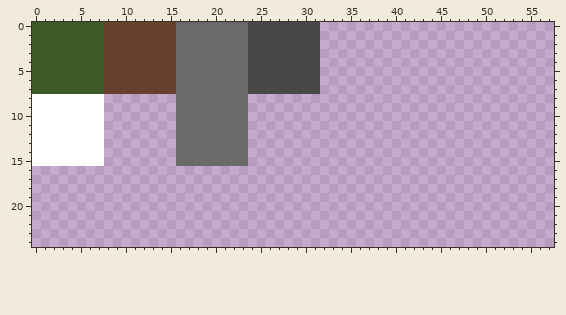
File history of a pixel-art sprite, Sprites/Spritesheets/tiles.png. The first picture shows the starting point.
The file is 128x128 pixels, drawn in blocks of 2x2; one block is one cell here. Shown: x 0..57, y 0..24.
The same view after the edit:
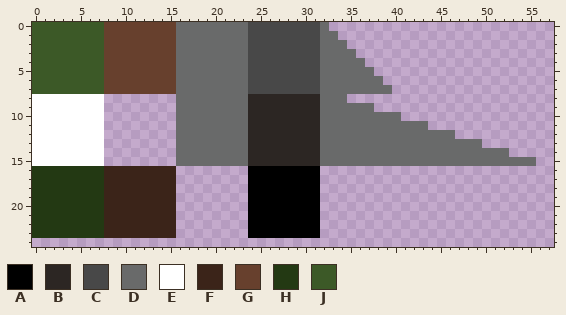
Palette (. is transparent): A #000000  B #2c2623  C #484848  D #696a6a  E #ffffff  F #3b2419  G #67402d  H #233913  J #3c5927
What changed:
{"y":0,"x":32,"old":".","new":"D"}
{"y":1,"x":32,"old":"..","new":"DD"}
{"y":2,"x":32,"old":"...","new":"DDD"}
{"y":3,"x":32,"old":"....","new":"DDDD"}
{"y":4,"x":32,"old":".....","new":"DDDDD"}
{"y":5,"x":32,"old":"......","new":"DDDDDD"}
{"y":6,"x":32,"old":".......","new":"DDDDDDD"}
{"y":7,"x":32,"old":"........","new":"DDDDDDDD"}
{"y":8,"x":24,"old":"...........","new":"BBBBBBBBDDD"}
{"y":9,"x":24,"old":"..............","new":"BBBBBBBBDDDDDD"}
{"y":10,"x":24,"old":".................","new":"BBBBBBBBDDDDDDDDD"}
{"y":11,"x":24,"old":"....................","new":"BBBBBBBBDDDDDDDDDDDD"}
{"y":12,"x":24,"old":".......................","new":"BBBBBBBBDDDDDDDDDDDDDDD"}
{"y":13,"x":24,"old":"..........................","new":"BBBBBBBBDDDDDDDDDDDDDDDDDD"}
{"y":14,"x":24,"old":".............................","new":"BBBBBBBBDDDDDDDDDDDDDDDDDDDDD"}
{"y":15,"x":24,"old":"................................","new":"BBBBBBBBDDDDDDDDDDDDDDDDDDDDDDDD"}
{"y":16,"x":0,"old":"................","new":"HHHHHHHHFFFFFFFF"}
{"y":16,"x":24,"old":"........","new":"AAAAAAAA"}
{"y":17,"x":0,"old":"................","new":"HHHHHHHHFFFFFFFF"}
{"y":17,"x":24,"old":"........","new":"AAAAAAAA"}
{"y":18,"x":0,"old":"................","new":"HHHHHHHHFFFFFFFF"}
{"y":18,"x":24,"old":"........","new":"AAAAAAAA"}
{"y":19,"x":0,"old":"................","new":"HHHHHHHHFFFFFFFF"}
{"y":19,"x":24,"old":"........","new":"AAAAAAAA"}
{"y":20,"x":0,"old":"................","new":"HHHHHHHHFFFFFFFF"}
{"y":20,"x":24,"old":"........","new":"AAAAAAAA"}
{"y":21,"x":0,"old":"................","new":"HHHHHHHHFFFFFFFF"}
{"y":21,"x":24,"old":"........","new":"AAAAAAAA"}
{"y":22,"x":0,"old":"................","new":"HHHHHHHHFFFFFFFF"}
{"y":22,"x":24,"old":"........","new":"AAAAAAAA"}
{"y":23,"x":0,"old":"................","new":"HHHHHHHHFFFFFFFF"}
{"y":23,"x":24,"old":"........","new":"AAAAAAAA"}
{"label":"added","picture_box":[248,22,536,238]}
{"label":"added","picture_box":[32,166,176,238]}
